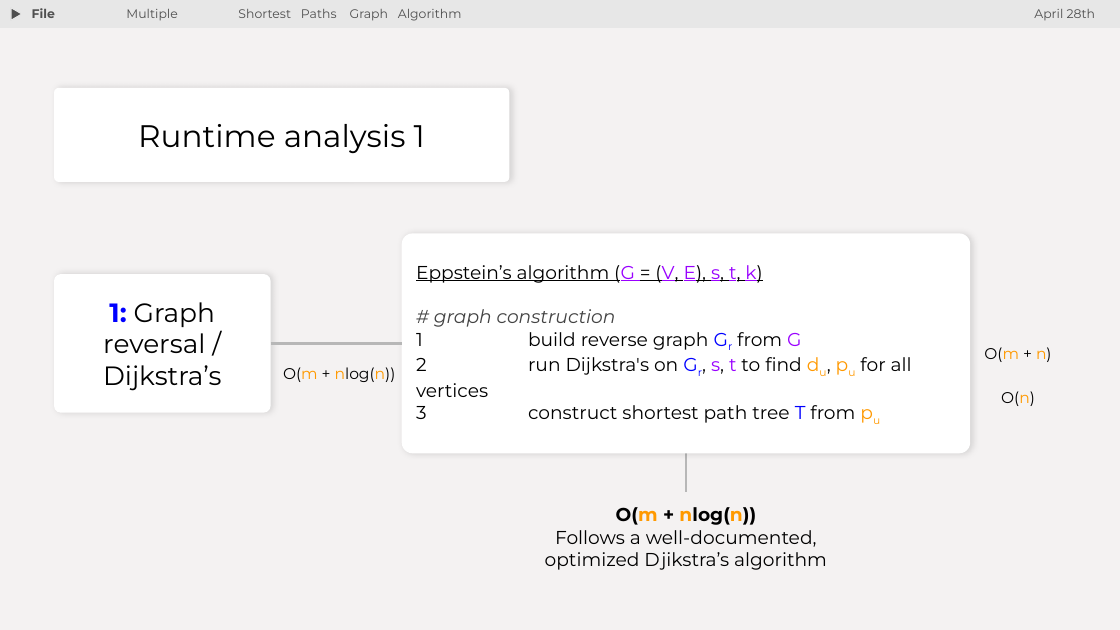
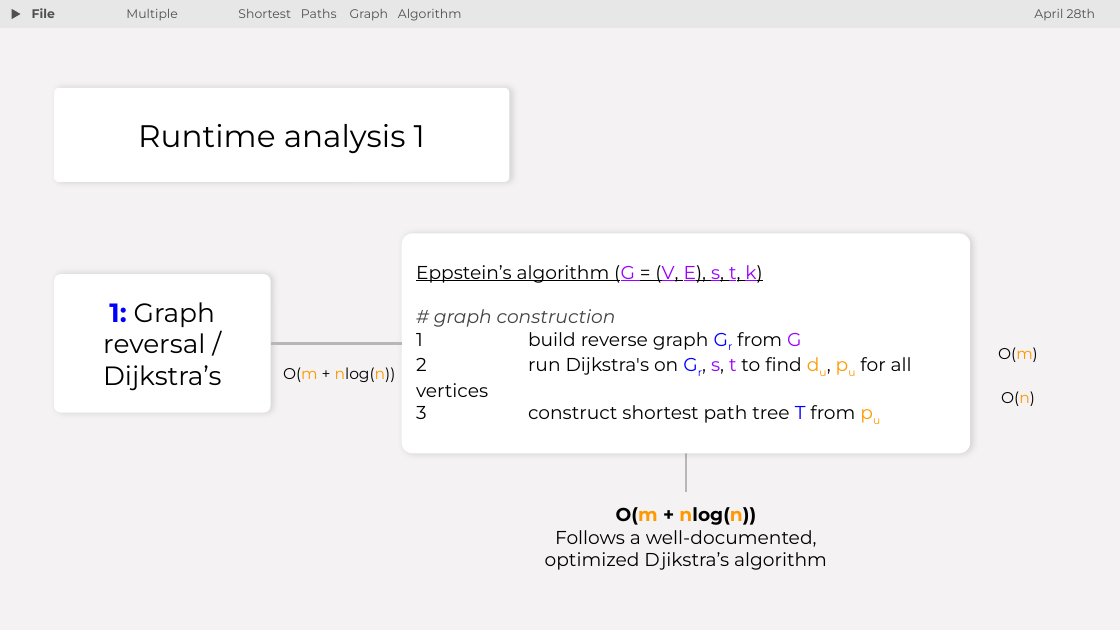
Before and after one commit to taogroves/EppsteinsAlgorithm, a slide deck: slide 13 of slides/Eppstein's Algorithm Lecture Slides.pptx. Drawn at 1120x630 pixels with LibreOffice and Linux fonts; fonts in the diff are those of the drawing. Boxes give left, top, right and bottom in pixels: in the first picture for what was removed or moved away, otherwise in the second. Text is boxed around its words. In the diff, an @@ line names an element or a change of style, - is before the commit and + after.

```diff
--- a/slides/Eppstein's Algorithm Lecture Slides.pptx
+++ b/slides/Eppstein's Algorithm Lecture Slides.pptx
@@ text at bbox=[998, 347, 1038, 362]: text changed @@
-O(m + n)
+O(m)
```
Also in this commit, not shown: 1 other slide changed, 1 other file.
